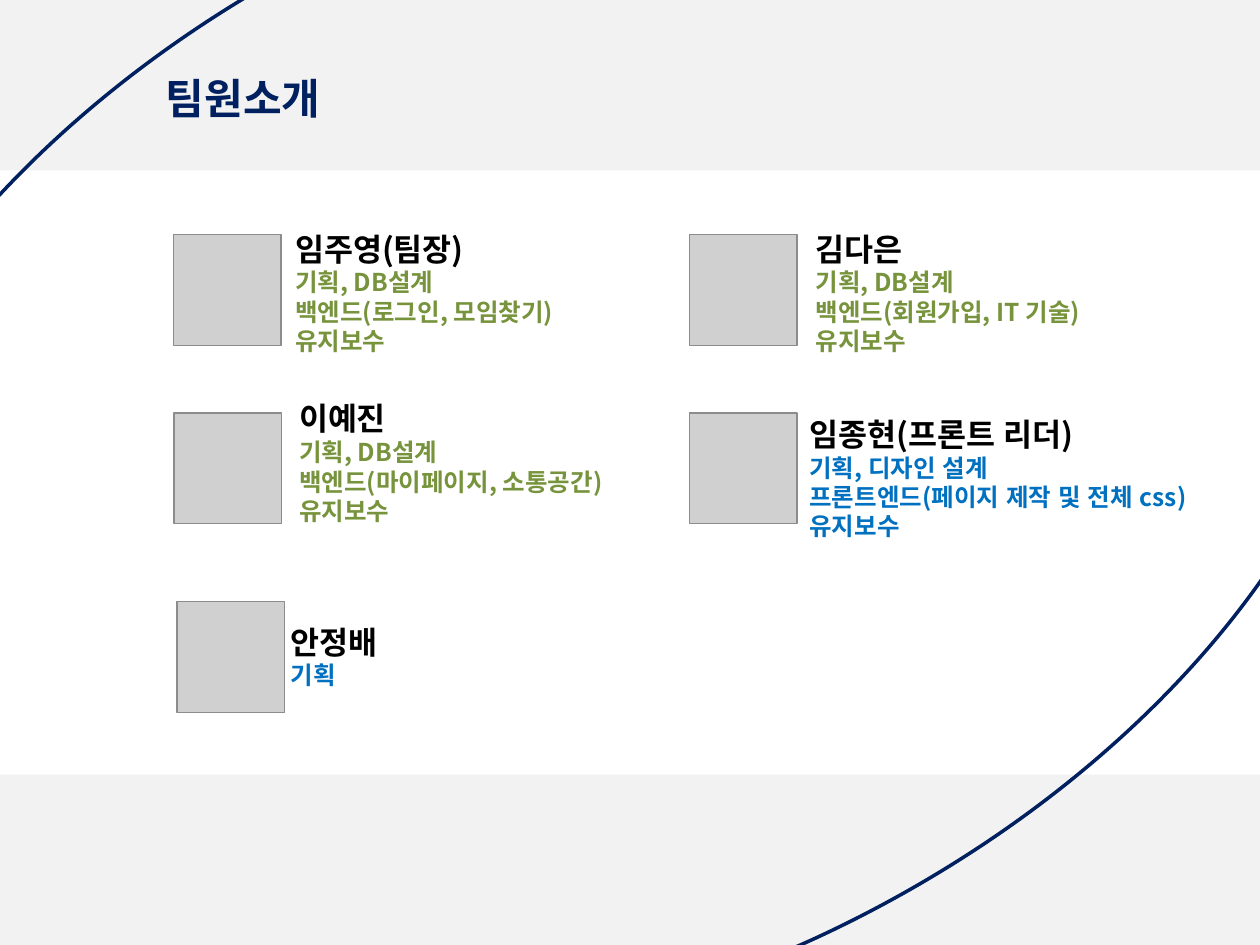
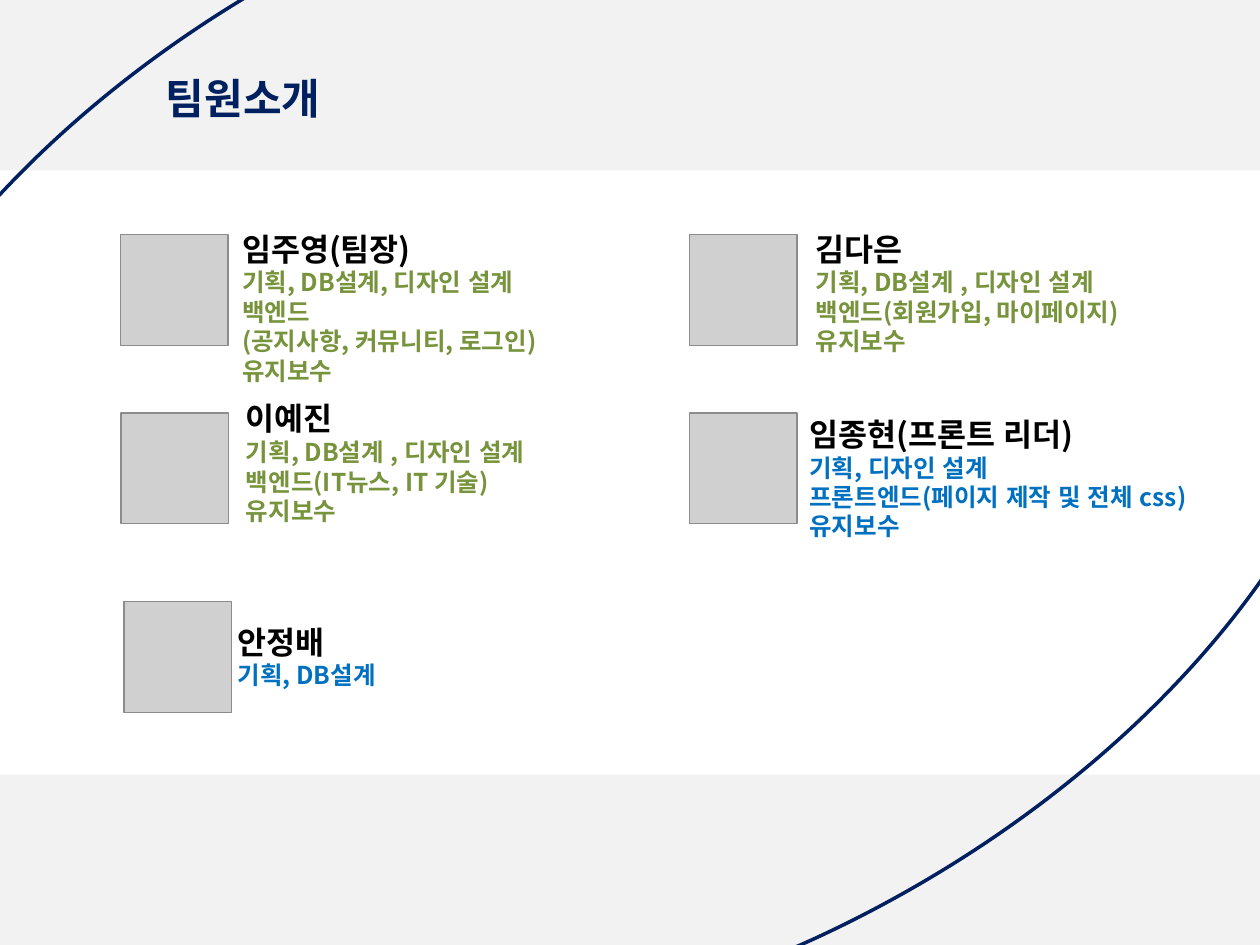
Before and after one commit to yeajinlee/ITP-team, a slide deck: slide 4 of multi_final/문서/3차 5조 2-15일 발표 자료(최종)/final_project_03.15 발표.pptx. Drawn at 1260x945 pixels with LibreOffice and Linux fonts; fonts in the diff are those of the drawing; grey boxes stand for pictures. Boxes give left, top, right and bottom in pixels: in the first picture for what was removed or moved away, otherwise in the second. Text is boxed around its words. In the diff, an @@ line names an element or a change of style, - is before the commit and + after.

```diff
--- a/multi_final/문서/3차 5조 2-15일 발표 자료(최종)/final_project_03.15 발표.pptx
+++ b/multi_final/문서/3차 5조 2-15일 발표 자료(최종)/final_project_03.15 발표.pptx
@@ text "임주영(팀장)": place and size @@
-text "임주영(팀장)" at [295,234,554,352]
+text "임주영(팀장)" at [242,234,536,382]
@@ text at [242,266,536,355]: text changed @@
-기획, DB설계
-백엔드(로그인, 모임찾기)
+기획, DB설계, 디자인 설계
+백엔드
+(공지사항, 커뮤니티, 로그인)
@@ text at [816,270,1119,326]: text changed @@
-기획, DB설계
-백엔드(회원가입, IT 기술)
+기획, DB설계 , 디자인 설계
+백엔드(회원가입, 마이페이지)
@@ text "이예진": place and size @@
-text "이예진" at [299,403,603,522]
+text "이예진" at [246,403,524,522]
@@ text at [246,440,524,496]: text changed @@
-기획, DB설계
-백엔드(마이페이지, 소통공간)
+기획, DB설계 , 디자인 설계
+백엔드(IT뉴스, IT 기술)
@@ 3 pictures: place and size @@
-3 pictures at [174,234,285,713]
+3 pictures at [121,234,231,713]
@@ text "안정배": place and size @@
-text "안정배" at [291,627,378,687]
+text "안정배" at [238,627,375,689]
@@ text at [238,663,375,689]: text changed @@
-기획
+기획, DB설계
```
Also in this commit, not shown: 4 other slides changed, 1 other file.
